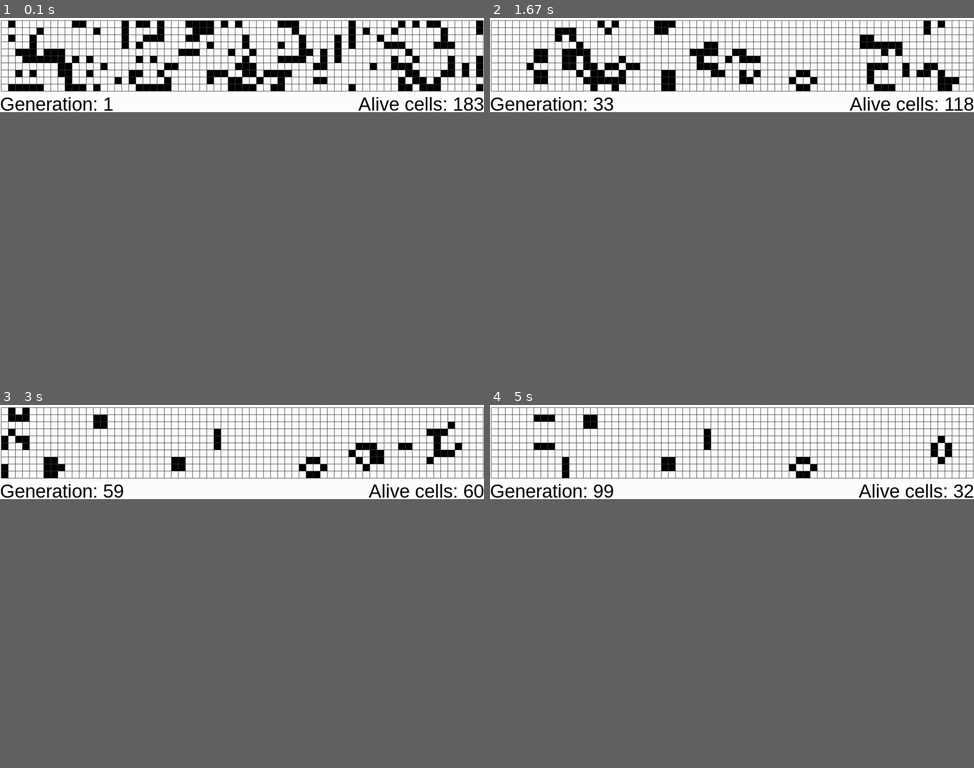
Above: before the commit, frames 1-4 (two rows, left to right).
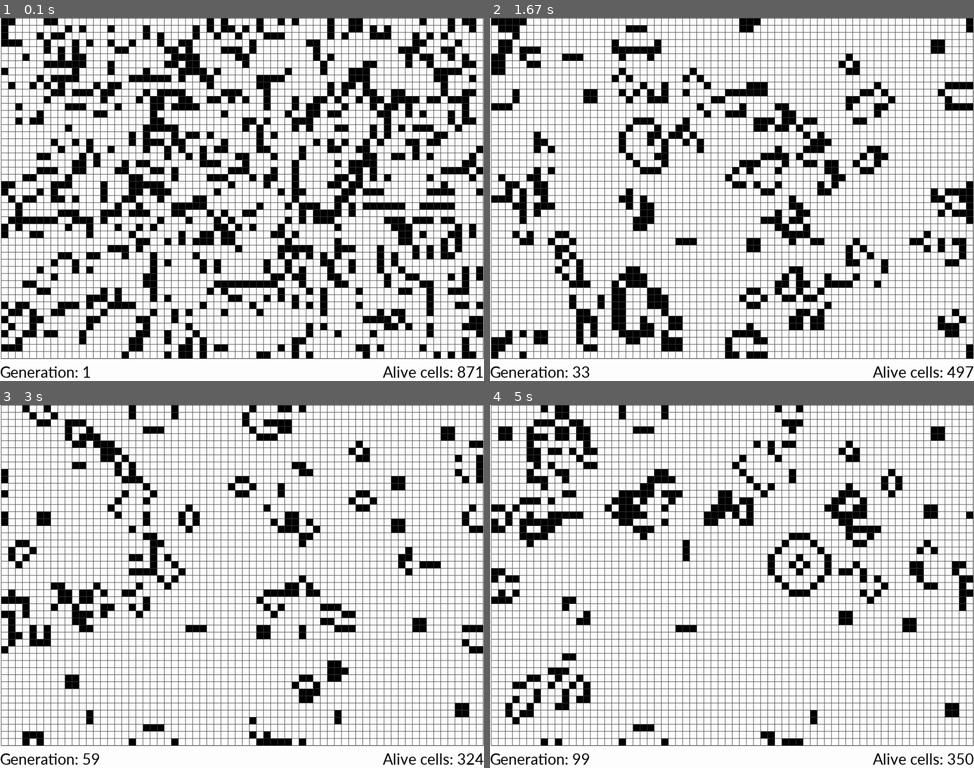
Above: after the commit, the same moments.

Repository: mzebrak/pygame-conways-game-of-life
Game: pygame game, started from __main__.py
The game is run twice, just before and just after one commit, with the same random seed, the same clock (stepped at 60 frames per second) and the same inputs.
Inputs (mouse positions are in pixels of both pictures, inside the frame that each line leads up to):
- Up to frame 1 (0.1 s): no input
- Up to frame 2 (1.67 s): press the mouse at (736, 224) at 0.37 s; move the mouse to (673, 214) at 0.47 s; release the mouse at (615, 203) at 0.6 s; press the mouse at (736, 224) at 0.7 s; move the mouse to (756, 257) at 0.8 s; release the mouse at (775, 290) at 0.93 s; press the mouse at (736, 224) at 1.03 s; move the mouse to (654, 232) at 1.13 s; release the mouse at (577, 243) at 1.27 s; press the mouse at (736, 224) at 1.37 s; move the mouse to (794, 141) at 1.47 s; release the mouse at (857, 61) at 1.6 s
- Up to frame 3 (3 s): press the mouse at (246, 611) at 1.7 s; move the mouse to (290, 546) at 1.8 s; release the mouse at (333, 481) at 1.93 s; press the mouse at (246, 611) at 2.03 s; move the mouse to (222, 666) at 2.13 s; release the mouse at (203, 720) at 2.27 s; press the mouse at (246, 611) at 2.87 s; move the mouse to (304, 546) at 2.97 s
- Up to frame 4 (5 s): release the mouse at (853, 484) at 3.1 s; press the mouse at (736, 611) at 3.2 s; move the mouse to (732, 539) at 3.3 s; release the mouse at (727, 470) at 3.43 s; press the mouse at (736, 611) at 3.53 s; move the mouse to (819, 546) at 3.63 s; release the mouse at (906, 481) at 3.77 s; press the mouse at (736, 611) at 3.87 s; move the mouse to (664, 579) at 3.97 s; release the mouse at (596, 546) at 4.1 s; press the mouse at (736, 611) at 4.2 s; move the mouse to (756, 597) at 4.3 s; release the mouse at (780, 579) at 4.43 s; press the mouse at (736, 611) at 4.53 s; move the mouse to (654, 593) at 4.63 s; release the mouse at (577, 579) at 4.77 s; press the mouse at (736, 611) at 4.87 s; move the mouse to (688, 586) at 4.97 s
The window is 900x175 before the commit and 900x675 after it. Grey fills any space a smaller window leaves; there, only what the larger window draws over its background counts as a difference.

The runs differ from the first frame. In frame 1, 44% of the frame differs, in the area x 0-100%, y 0-100%; in frame 2, 36%; in frame 3, 31%; in frame 4, 32%.

Commit message:
cell class in progress

Diff:
--- a/GameOfLife.py
+++ b/GameOfLife.py
@@ -11,16 +11,36 @@
 
 # Game settings
 WIDTH = 1024
-HEIGHT = 200
+HEIGHT = 768
 MENU_HEIGHT = 40
 TITLE = 'conway\'s game of life'
 ICON = 'icon.ico'
-CELL_SIZES = cycle([5, 10, 16, 32, 40])
+CELL_SIZES = cycle([5, 10, 15, 20, 32, 64])
 
 # Mouse buttons
 LMB = 0
 RMB = 2
 
+# Fonts
+FONT = 'calibri'
+
+
+class Cell(pg.sprite.Sprite):
+    def __init__(self, game, cell_size, x, y, ):
+        super().__init__(game.sprites)
+        self.image = pg.Surface([cell_size, cell_size])
+        self.rect = self.image.get_rect()
+        self.rect.topleft = (x * cell_size, y * cell_size)
+        self.kill()
+
+    def kill(self, color=WHITE):
+        self.alive = False
+        self.image.fill(color)
+
+    def revive(self, color=BLACK):
+        self.alive = True
+        self.image.fill(color)
+
 
 class GameOfLife:
     def __init__(self, cell_size=15, max_fps=20):
@@ -40,34 +60,70 @@
         self.max_fps = 1 if max_fps < 1 else max_fps
 
         self.new()
+        self.calculate_font_size()
+
         self.paused = False
         self.show_grid = True
 
     def new(self, randomize: int = 0):
-        if randomize == 1:
-            cols_before = self.grid_cols
-            rows_before = self.grid_rows
-
-        self.grid_cols = int(WIDTH / self.cell_size)
-        self.grid_rows = int((HEIGHT - MENU_HEIGHT) / self.cell_size)
+        self.sprites = pg.sprite.Group()
+
+        if randomize == 1 or randomize == 2:
+            width_before = self.grid_width
+            height_before = self.grid_height
+
+        self.grid_width = int(WIDTH / self.cell_size)
+        self.grid_height = int((HEIGHT - MENU_HEIGHT) / self.cell_size)
+
+        self.margin_x = int((WIDTH - self.grid_width * self.cell_size) / 2)
+        self.grid_image = pg.Surface((self.grid_width * self.cell_size + 1, self.grid_height * self.cell_size + 1))
 
         if randomize == 0:
-            self.grid = [[0] * self.grid_rows for _ in range(self.grid_cols)]
+            self.cells = []
+            for x in range(self.grid_width):
+                self.cells.append([])
+                for y in range(self.grid_height):
+                    self.cells[x].append(Cell(self, self.cell_size, x, y))
+
             self.fill_grid()
-        elif randomize == 1:
-            temp = [[0] * self.grid_rows for _ in range(self.grid_cols)]
-
-            for c in range(cols_before):
-                for r in range(rows_before):
-                    temp[c][r] = self.grid[c][r]
-            self.grid = temp
-
-        self.width_margin = int((WIDTH - self.grid_cols * self.cell_size) / 2)
-        self.height_margin = int((HEIGHT - MENU_HEIGHT - self.grid_rows * self.cell_size) / 2)
+        else:
+            temp = [[False] * self.grid_height for _ in range(self.grid_width)]
+
+            if randomize == 1:
+                for x in range(width_before):
+                    for y in range(height_before):
+                        if self.cells[x][y].alive:
+                            temp[x][y] = True
+            elif randomize == 2:
+                for x in range(self.grid_width):
+                    for y in range(self.grid_height):
+                        if self.cells[x][y].alive:
+                            temp[x][y] = True
+
+            self.cells = []
+
+            for x in range(self.grid_width):
+                self.cells.append([])
+                for y in range(self.grid_height):
+                    self.cells[x].append(Cell(self, self.cell_size, x, y))
+                    if temp[x][y]:
+                        self.cells[x][y].revive()
 
         self.screen.fill(WHITE)
         self.generation = 0
         self.alive_cells = 0
+
+    def calculate_font_size(self):
+        sample = "Generation: XXXXXX  Alive cells: XXXXXX"
+        div = 1
+
+        while True:
+            div += 1
+            self.font = pg.font.SysFont(FONT, int(WIDTH / div))
+            text_width, text_height = self.font.size(sample)
+
+            if text_width < WIDTH and text_height < MENU_HEIGHT:
+                break
 
     def fill_grid(self, value=None):
         """
@@ -79,38 +135,66 @@
         :param value:  Value to set the cell to (0 or 1)
         """
         self.generation = 0
-        self.grid = [[random.choice([0, 1]) if value is None else value for x in self.grid[0]] for y in self.grid]
+
+        for x in range(self.grid_width):
+            for y in range(self.grid_height):
+
+                if value is None:
+                    if random.choice([0, 1]) == 1:
+                        self.cells[x][y].revive()
+                    else:
+                        self.cells[x][y].kill()
+                elif value == 0:
+                    self.cells[x][y].kill()
+                elif value == 1:
+                    self.cells[x][y].revive()
 
     def draw_grid(self):
-        width = self.grid_cols * self.cell_size + self.width_margin
-        height = self.grid_rows * self.cell_size + self.height_margin
-
-        for x in range(self.width_margin, width + self.width_margin, self.cell_size):
-            pg.draw.line(self.screen, GREY, (x, self.height_margin), (x, height))
-
-        for y in range(self.height_margin, height + self.height_margin, self.cell_size):
-            pg.draw.line(self.screen, GREY, (self.width_margin, y), (width, y))
+        width = self.grid_width * self.cell_size
+        height = self.grid_height * self.cell_size
+
+        for x in range(0, width, self.cell_size):
+            pg.draw.line(self.grid_image, GREY, (x, 0), (x, height))
+
+        for y in range(0, height, self.cell_size):
+            pg.draw.line(self.grid_image, GREY, (0, y), (width, y))
+
+    def count_alive_cells(self):
+        total = 0
+        for x in range(self.grid_width):
+            for y in range(self.grid_height):
+                if self.cells[x][y].alive:
+                    total += 1
+        self.alive_cells = total
+
+    def draw_info(self):
+        """
+        Displaying information about generation and alive cells
+        """
+        self.count_alive_cells()
+        print(f'Generation: {self.generation}, alive cells: {self.alive_cells}')
+
+        text1 = self.font.render(f'Generation: {self.generation}', True, BLACK, WHITE)
+        text2 = self.font.render(f'Alive cells: {self.alive_cells}', True, BLACK, WHITE)
+
+        text1_rect = text1.get_rect()
+        text2_rect = text2.get_rect()
+
+        text1_rect.topleft = (0, HEIGHT - MENU_HEIGHT + 1)
+        text2_rect.topleft = (WIDTH - text2_rect.width, HEIGHT - MENU_HEIGHT + 1)
+
+        pg.draw.rect(self.screen, WHITE, (0, HEIGHT - MENU_HEIGHT + 1, WIDTH, MENU_HEIGHT))
+        self.screen.blit(text1, text1_rect)
+        self.screen.blit(text2, text2_rect)
 
     def draw(self):
-        """
-        Draw the cells from active grid on the screen
-        """
-        self.alive_cells = 0
-
-        for x in range(0, self.grid_cols):
-            for y in range(0, self.grid_rows):
-                if self.grid[x][y] == 1:
-                    self.alive_cells += 1
-                    color = BLACK
-                else:
-                    color = WHITE
-                pg.draw.rect(self.screen, color,
-                             (x * self.cell_size + self.width_margin, y * self.cell_size + self.height_margin,
-                              self.cell_size,
-                              self.cell_size))
+        self.sprites.draw(self.grid_image)
 
         if self.show_grid:
             self.draw_grid()
+
+        self.screen.blit(self.grid_image, (self.margin_x, 0))
+        self.draw_info()
         pg.display.flip()
 
     def count_cell_neighbors(self, col, row):
@@ -125,11 +209,13 @@
 
         for i in range(-1, 2):
             for j in range(-1, 2):
-                c = (col + i + self.grid_cols) % self.grid_cols
-                r = (row + j + self.grid_rows) % self.grid_rows
-                num_of_alive_neighbors += self.grid[c][r]
-
-        num_of_alive_neighbors -= self.grid[col][row]
+                x = (col + i + self.grid_width) % self.grid_width
+                y = (row + j + self.grid_height) % self.grid_height
+                if self.cells[x][y].alive:
+                    num_of_alive_neighbors += 1
+
+        if self.cells[col][row].alive:
+            num_of_alive_neighbors -= 1
         return num_of_alive_neighbors
 
     def set_cells_state(self):
@@ -138,20 +224,26 @@
         """
         temp = []
 
-        for c in range(self.grid_cols):
+        for x in range(self.grid_width):
             temp.append([])
 
-            for r in range(self.grid_rows):
-                state = self.grid[c][r]
-                neighbors = self.count_cell_neighbors(c, r)
+            for y in range(self.grid_height):
+                state = self.cells[x][y].alive
+                neighbors = self.count_cell_neighbors(x, y)
 
                 if state == 0 and neighbors == 3:
-                    temp[c].append(1)
+                    temp[x].append(True)
                 elif state == 1 and neighbors < 2 or neighbors > 3:
-                    temp[c].append(0)
+                    temp[x].append(False)
                 else:
-                    temp[c].append(state)
-        self.grid = temp
+                    temp[x].append(state)
+
+        for x in range(self.grid_width):
+            for y in range(self.grid_height):
+                if temp[x][y]:
+                    self.cells[x][y].revive()
+                else:
+                    self.cells[x][y].kill()
 
     def update_generation(self):
         """
@@ -160,55 +252,17 @@
         self.set_cells_state()
         self.generation += 1
 
-    def display_info(self):
-        """
-        Displaying information about generation and alive cells in the bottom
-        """
-        print(f'Generation: {self.generation}, alive cells: {self.alive_cells}')
-
-        div = 1
-
-        while True:
-            font = pg.font.SysFont("Arial", int(MENU_HEIGHT / div))
-
-            text1 = font.render(f'Generation: {self.generation}', True, (0, 0, 0), (255, 255, 255))
-            text2 = font.render(f'Alive cells: {self.alive_cells}', True, (0, 0, 0), (255, 255, 255))
-
-            text1_rect = text1.get_rect()
-            text2_rect = text2.get_rect()
-
-            div += 1
-
-            if WIDTH > text1_rect.width + text2_rect.width:
-                break
-
-        text1_rect.topleft = (0, HEIGHT - MENU_HEIGHT)
-        text2_rect.topleft = (WIDTH - text2_rect.width, HEIGHT - MENU_HEIGHT)
-
-        pg.draw.rect(self.screen, WHITE,
-                     (0, HEIGHT - MENU_HEIGHT, WIDTH, MENU_HEIGHT))
-        self.screen.blit(text1, text1_rect)
-        self.screen.blit(text2, text2_rect)
-        pg.display.flip()
-
-    def clear_screen(self):
-        """
-        Fill the entire screen with dead_color
-        """
-        self.screen.fill(WHITE)
-
-    def get_col_row_by_mouse(self, pos):
+    def compute_mouse_pos(self, pos):
         """
         A function that gets the tuple (col, row) of the clicked cell
         :param pos: Position in px where the mouse was when clicked
         :return: None if clicked below grid otherwise tuple (col, row)
         """
-        # only if clicked above menu bar (on the grid)
-        if self.width_margin < pos[0] < (self.grid_cols * self.cell_size + self.width_margin):
-            if self.height_margin < pos[1] < (self.grid_rows * self.cell_size + self.height_margin):
-                return floor((pos[0] - self.width_margin) / self.cell_size), floor(
-                    (pos[1] - self.height_margin) / self.cell_size)
-        return None
+        # only if clicked above menu bar (on the grid image)
+        if self.margin_x < pos[0] < (self.grid_width * self.cell_size + self.margin_x):
+            if 0 < pos[1] < (self.grid_height * self.cell_size):
+                return floor((pos[0] - self.margin_x) / self.cell_size), floor(pos[1] / self.cell_size)
+        return None, None
 
     @staticmethod
     def quit():
@@ -264,29 +318,27 @@
                     print("'z' pressed! - cell size decreased")
                     self.cell_size -= 2 if self.cell_size > 5 else 0
                     self.new(randomize=1)
-            elif click := pg.mouse.get_pressed(num_buttons=3):
-                col_row = None
+            elif button := pg.mouse.get_pressed(num_buttons=3):
+                col, row = None, None
 
                 try:
-                    col_row = self.get_col_row_by_mouse(event.pos)
+                    col, row = self.compute_mouse_pos(event.pos)
                 except AttributeError:  # when the mouse is pressed down and moved out of the window
                     pass
 
-                if col_row is None:
+                if not col:
                     continue
 
-                col, row = col_row
-                cell = self.grid[col][row]
-
-                if click[LMB] and cell == 0:
-                    self.grid[col][row] = 1
-                elif click[RMB] and cell == 1:
-                    self.grid[col][row] = 0
+                state = self.cells[col][row].alive
+
+                if button[LMB] and not state:
+                    self.cells[col][row].revive()
+                elif button[RMB] and state:
+                    self.cells[col][row].kill()
                 else:
                     continue
 
             self.draw()
-            self.display_info()
 
     def run(self):
         """
@@ -297,7 +349,6 @@
 
             if not self.paused:
                 self.draw()
-                self.display_info()
                 self.update_generation()
 
                 # when paused - the user is able to set or delete cells by mouse with more fps
